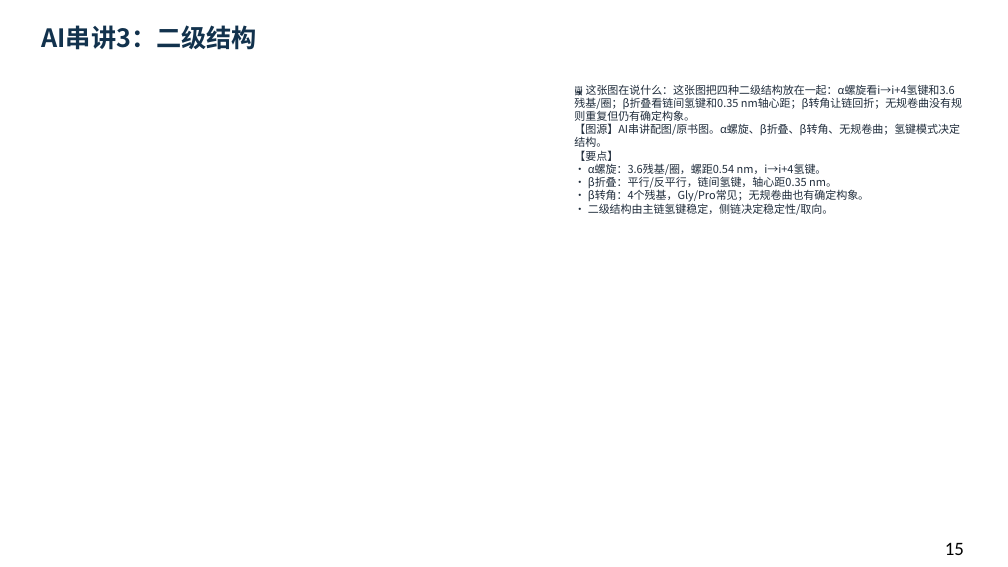
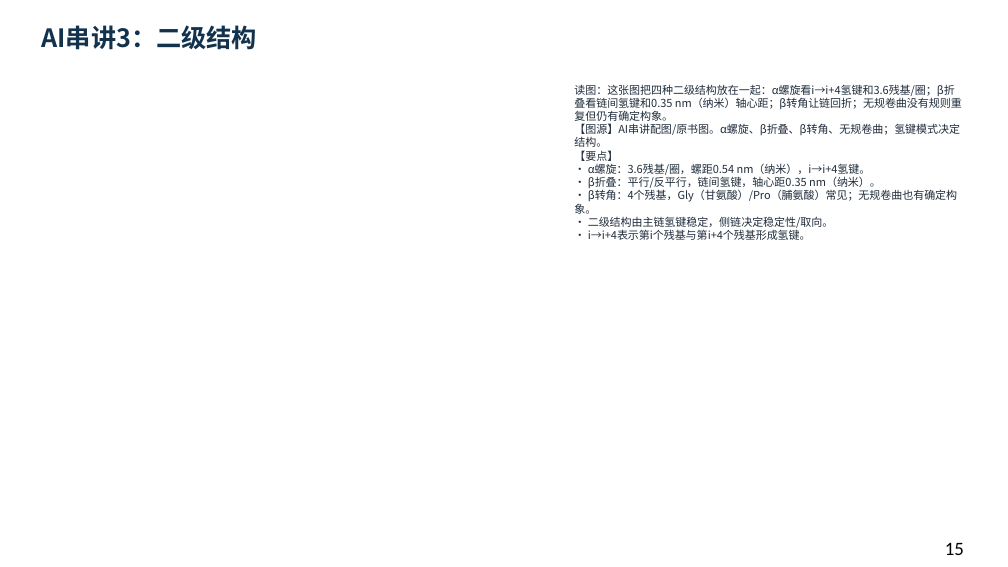
Before and after one commit to newkan-li/Biochemistry, a slide deck: slide 15 of downloads/bc03-ai-style.pptx. Drawn at 1008x567 pixels with LibreOffice and Linux fonts; fonts in the diff are those of the drawing. Boxes give left, top, right and bottom in pixels: in the first picture for what was removed or moved away, otherwise in the second. Text is boxed around its words. In the diff, an @@ line names an element or a change of style, - is before the commit and + after.

```diff
--- a/downloads/bc03-ai-style.pptx
+++ b/downloads/bc03-ai-style.pptx
@@ text at [574, 84, 962, 240]: text changed @@
-🖼 这张图在说什么：这张图把四种二级结构放在一起：α螺旋看i→i+4氢键和3.6残基/圈；β折叠看链间氢键和0.35 nm轴心距；β转角让链回折；无规卷曲没有规则重复但仍有确定构象。
-【图源】AI串讲配图/原书图。α螺旋、β折叠、β转角、无规卷曲；氢键模式决定结构。
-【要点】
-• α螺旋：3.6残基/圈，螺距0.54 nm，i→i+4氢键。
-• β折叠：平行/反平行，链间氢键，轴心距0.35 nm。
-• β转角：4个残基，Gly/Pro常见；无规卷曲也有确定构象。
-• 二级结构由主链氢键稳定，侧链决定稳定性/取向。
+读图：这张图把四种二级结构放在一起：α螺旋看i→i+4氢键和3.6残基/圈；β折叠看链间氢键和0.35 nm（纳米）轴心距；β转角让链回折；无规卷曲没有规则重复但仍有确定构象。
+【图源】AI串讲配图/原书图。α螺旋、β折叠、β转角、无规卷曲；氢键模式决定结构。
+【要点】
+• α螺旋：3.6残基/圈，螺距0.54 nm（纳米），i→i+4氢键。
+• β折叠：平行/反平行，链间氢键，轴心距0.35 nm（纳米）。
+• β转角：4个残基，Gly（甘氨酸）/Pro（脯氨酸）常见；无规卷曲也有确定构象。
+• 二级结构由主链氢键稳定，侧链决定稳定性/取向。
+• i→i+4表示第i个残基与第i+4个残基形成氢键。
```
Also in this commit, not shown: 87 other slides changed, 3 other files.
